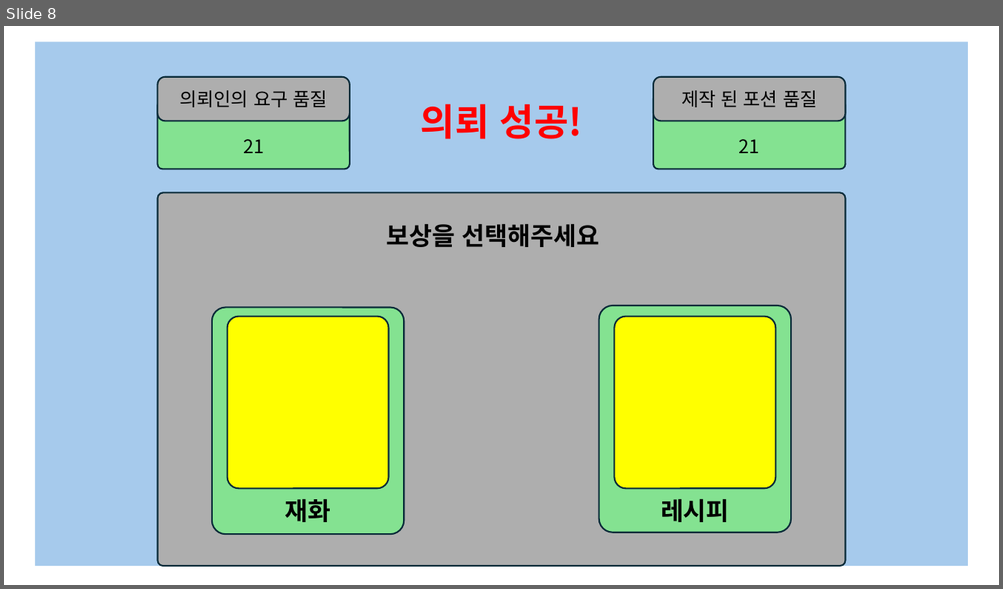
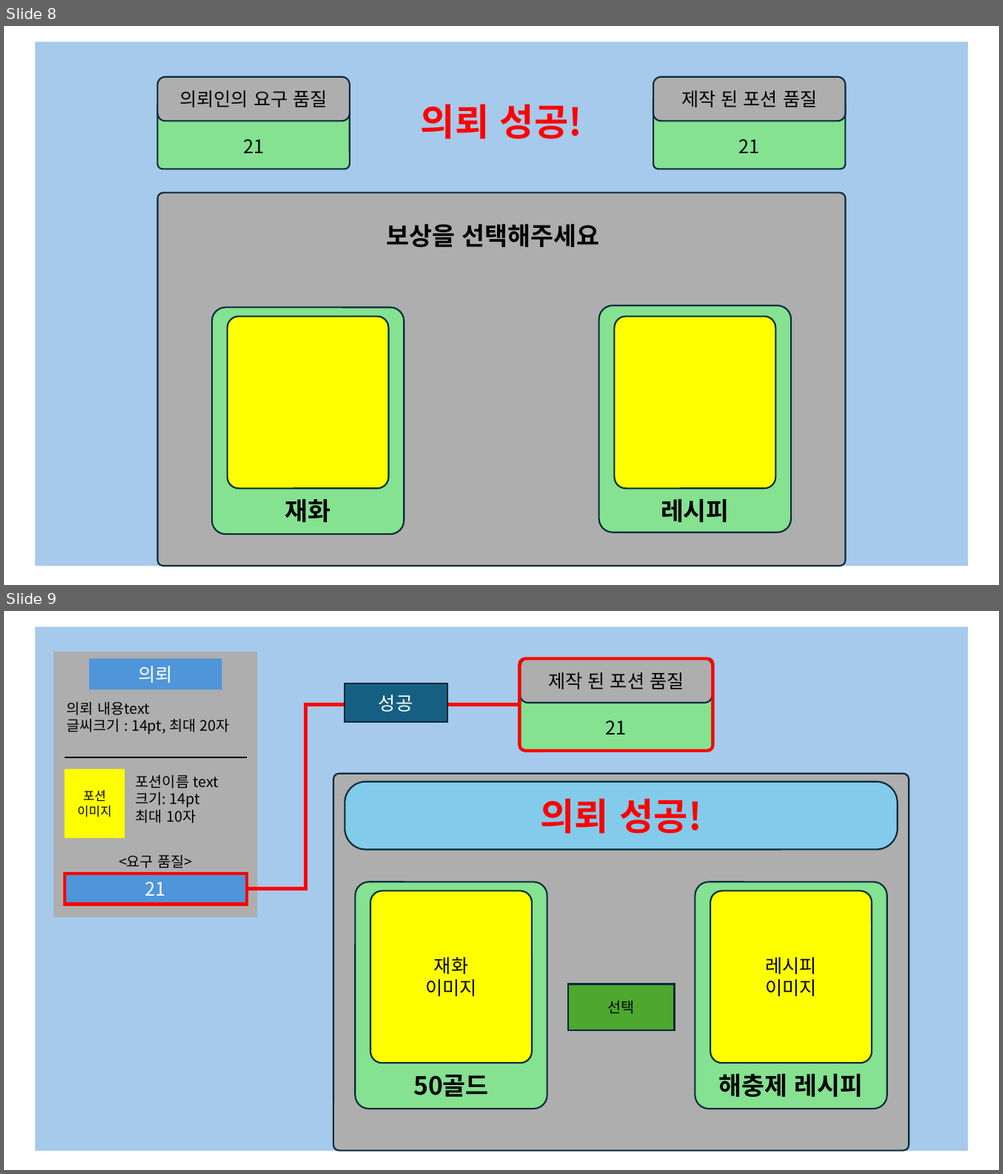
Before and after one commit to gws1017/BlackPotion, a slide deck: document/UI.pptx. Shown one above the other, each under a label of ours: slide 8 before the commit, slides 8 and 9 after it. The pictures are 1003x589 and 1003x1174 pixels, drawn with LibreOffice and Linux fonts; fonts in the diff are those of the drawing. Boxes give left, top, right and bottom in pixels: in the first picture for what was removed or moved away, otherwise in the second. Text is boxed around its words. In the diff, an @@ line names an element or a change of style, - is before the commit and + after.

```diff
--- a/document/UI.pptx
+++ b/document/UI.pptx
@@ slide 9 added at <box>4,611,999,1170</box>, background #FFFFFF @@
@@ rectangle added at <box>35,627,968,1151</box>, fill #A6CAEC @@
@@ rounded rectangle added at <box>520,659,713,752</box>, outline #FF0000 3 pt @@
@@ rounded rectangle added at <box>521,659,712,703</box>, fill #AEAEAE, outline #092A39 1.5 pt, 18 pt, text #000000 @@
+제작 된 포션 품질
@@ rectangle added at <box>344,684,447,722</box>, fill #156082, outline #092A39 1.5 pt, 18 pt, text #FFFFFF @@
+성공
@@ rounded rectangle added at <box>521,683,712,752</box>, fill #84E291, outline #092A39 1.5 pt, 18 pt, text #000000 @@
+21
@@ elbow line added from (247, 889) to (520, 705), #FF0000 3 pt @@
@@ rounded rectangle added at <box>333,774,908,1151</box>, fill #AEAEAE, outline #092A39 1.5 pt @@
@@ rounded rectangle added at <box>345,782,898,850</box>, fill #83CBEB, outline #092A39 1.5 pt @@
@@ text added at <box>540,798,701,834</box>, 36 pt, text #FF0000, bold @@
+의뢰 성공!
@@ group added at <box>54,652,258,917</box>: 4 rectangles, 3 texts, 1 line @@
+의뢰
+의뢰 내용text
+글씨크기 : 14pt, 최대 20자
+포션
+이미지
+포션이름 text
+크기: 14pt
+최대 10자
+21
+<요구 품질>
@@ rounded rectangle added at <box>356,882,547,1109</box>, fill #84E291, outline #092A39 1.5 pt @@
@@ rounded rectangle added at <box>370,891,532,1063</box>, fill #FFFF00, outline #092A39 1.5 pt, 18 pt, text #000000 @@
+재화
+이미지
@@ rounded rectangle added at <box>695,882,887,1109</box>, fill #84E291, outline #092A39 1.5 pt @@
@@ rounded rectangle added at <box>711,891,872,1063</box>, fill #FFFF00, outline #092A39 1.5 pt, 18 pt, text #000000 @@
+레시피
+이미지
@@ rectangle added at <box>568,985,674,1031</box>, fill #4EA72E, outline #092A39 1.5 pt, 14 pt, text #000000 @@
+선택
@@ text added at <box>413,1075,488,1097</box>, 24 pt, text #000000, bold @@
+50골드
@@ text added at <box>719,1073,863,1097</box>, 24 pt, text #000000, bold @@
+해충제 레시피
```
Also in this commit, not shown: 1 other slide added, 4 other files.
